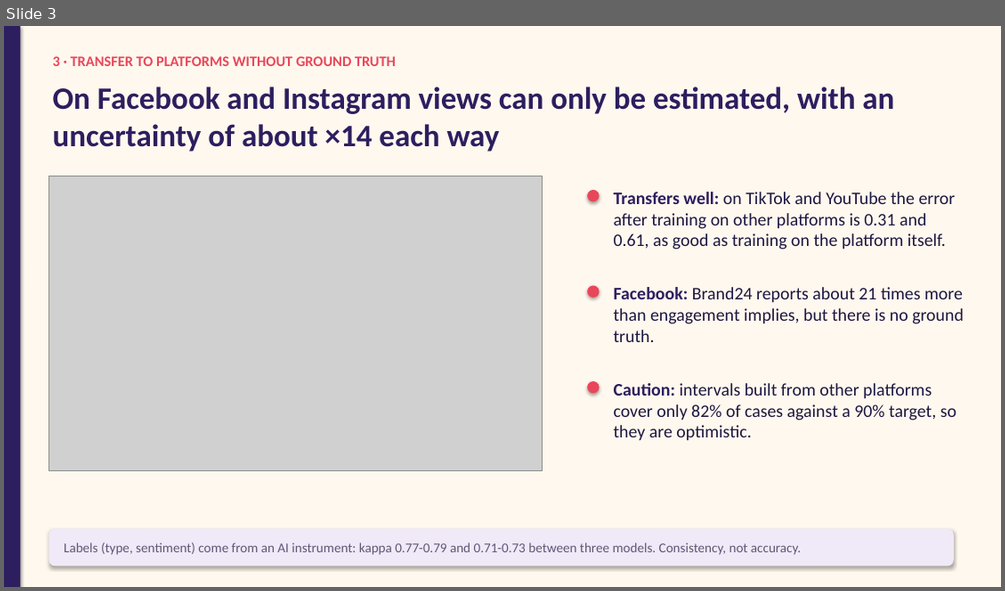
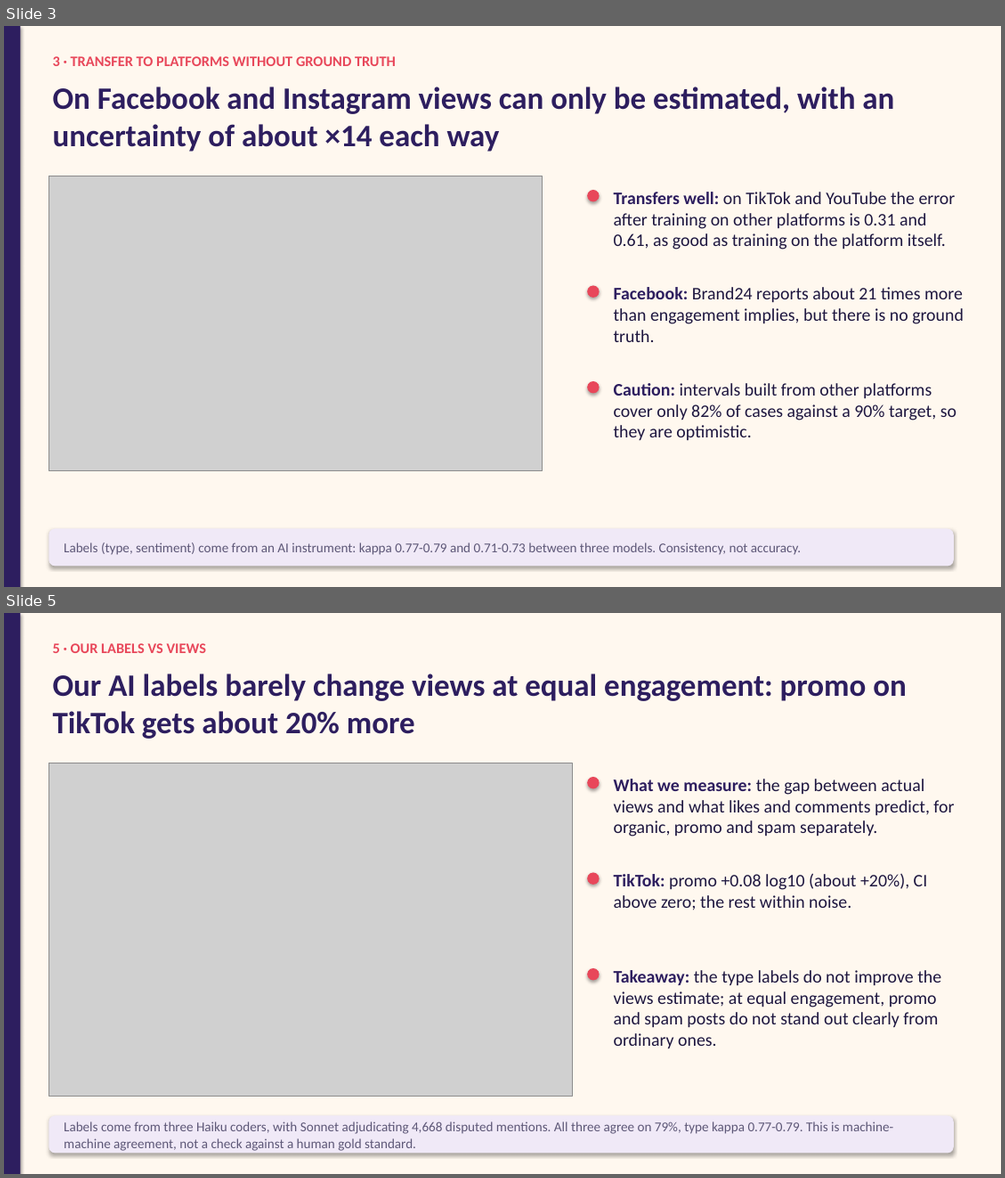
Before and after one commit to mikolaj-olesinski/Digital-Media-Analysis-PWR, a slide deck: pitchdeck/results_en.pptx. Shown one above the other, each under a label of ours: slide 3 before the commit, slides 3 and 5 after it; the slides between them are not shown. The pictures are 1005x591 and 1005x1178 pixels, drawn with LibreOffice and Linux fonts; fonts in the diff are those of the drawing; grey boxes stand for pictures. Boxes give left, top, right and bottom in pixels: in the first picture for what was removed or moved away, otherwise in the second. Text is boxed around its words. In the diff, an @@ line names an element or a change of style, - is before the commit and + after.

Commit message:
Add model zoo, graph features and strata notebook, label-vs-views slides and architecture slide

```diff
--- a/pitchdeck/results_en.pptx
+++ b/pitchdeck/results_en.pptx
@@ slide 5 added at (4, 613, 1001, 1174), background #FFF8EF @@
@@ rectangle added at (4, 613, 20, 1174), fill #2D1E5F @@
@@ text added at (53, 643, 206, 653), 14 pt, text #E8475A, bold @@
+5 · OUR LABELS VS VIEWS
@@ text added at (53, 674, 906, 738), 30 pt, text #2D1E5F, bold @@
+Our AI labels barely change views at equal engagement: promo on TikTok gets about 20% more
@@ picture added at (48, 763, 573, 1095) @@
@@ ellipse added at (587, 777, 599, 788), fill #E8475A @@
@@ text added at (614, 779, 954, 836), 17 pt, text #1E1740 @@
+What we measure: the gap between actual views and what likes and comments predict, for organic, promo and spam separately.
@@ ellipse added at (587, 873, 599, 884), fill #E8475A @@
@@ text added at (614, 873, 928, 910), 17 pt, text #1E1740 @@
+TikTok: promo +0.08 log10 (about +20%), CI above zero; the rest within noise.
@@ ellipse added at (587, 968, 599, 981), fill #E8475A @@
@@ text added at (614, 970, 941, 1049), 17 pt, text #1E1740 @@
+Takeaway: the type labels do not improve the views estimate; at equal engagement, promo and spam posts do not stand out clearly from ordinary ones.
@@ rounded rectangle added at (48, 1116, 954, 1153), fill #F0E9F7 @@
@@ text added at (64, 1121, 893, 1151), 13 pt, text #5E5878 @@
+Labels come from three Haiku coders, with Sonnet adjudicating 4,668 disputed mentions. All three agree on 79%, type kappa 0.77-0.79. This is machine-machine agreement, not a check against a human gold standard.
```
Also in this commit, not shown: 2 other slides added, 15 other files.
